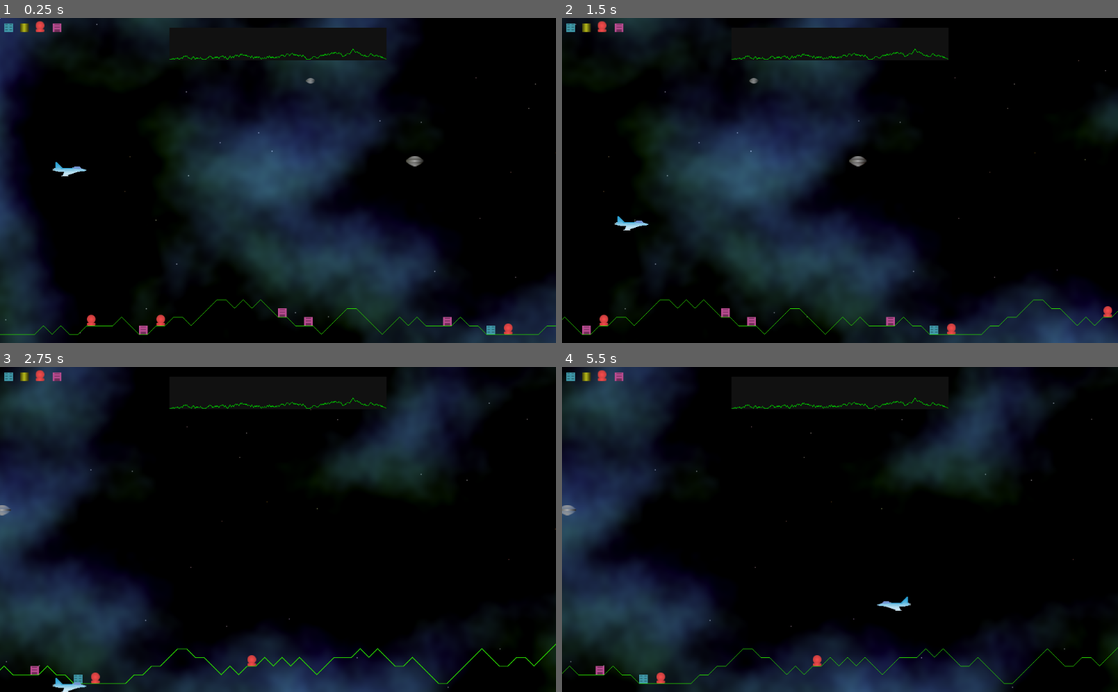
Above: before the commit, frames 1-4 (two rows, left to right).
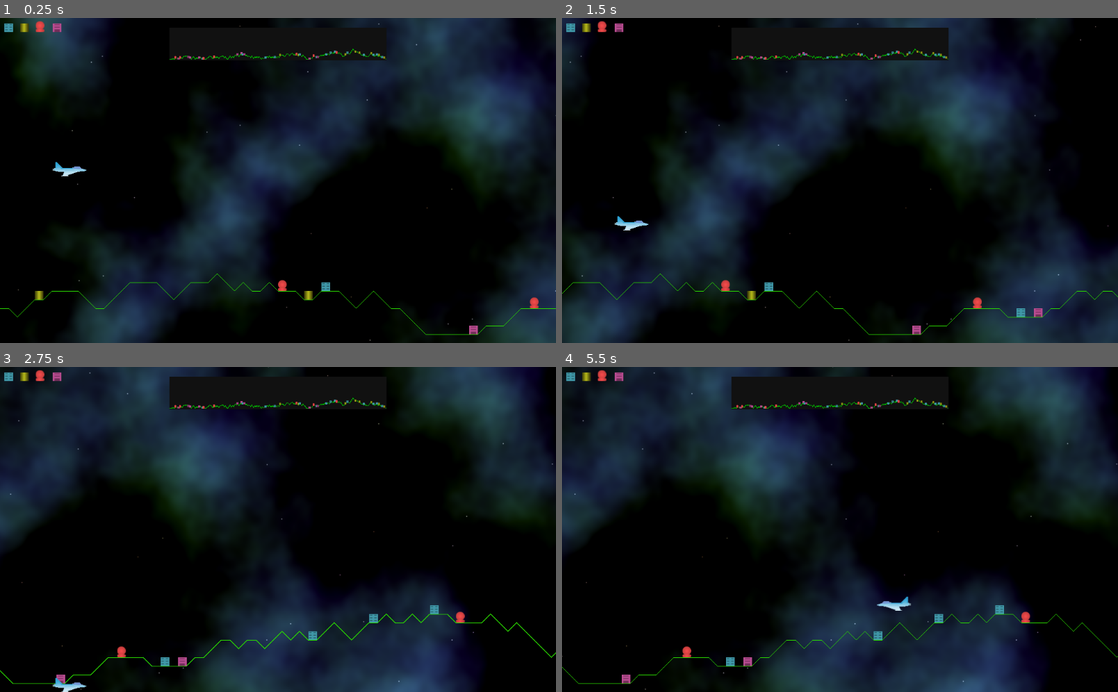
Above: after the commit, the same moments.

Repository: andrew-wilkes/godotia
Game: Godot game, scene res://Main.tscn
The game is run twice, just before and just after one commit, with the same random seed, the same clock (stepped at 60 frames per second) and the same inputs.
Inputs:
- Up to frame 1 (0.25 s): no input
- Up to frame 2 (1.5 s): tap Enter at 0.5 s; hold Right (ui_right) 0.53-1.28 s; hold Down (ui_down) from 1.28 s (still down)
- Up to frame 3 (2.75 s): release Down (ui_down) at 2.03 s; hold Right (ui_right) from 2.03 s (still down)
- Up to frame 4 (5.5 s): release Right (ui_right) at 2.78 s; hold Up (ui_up) 2.78-3.53 s; hold Left (ui_left) 3.53-5.03 s; hold Down (ui_down) from 5.03 s (still down)

The runs differ from the first frame. In frame 1, 49% of the frame differs, in the area x 0-100%, y 0-100%; in frame 2, 45%; in frame 3, 48%; in frame 4, 48%.

Commit message:
Add structures to map

Diff:
--- a/Main.gd
+++ b/Main.gd
@@ -14,7 +14,7 @@
 var anim : AnimationPlayer
 var player
 var map: Map
-var scroll_position = 0
+var scroll_position
 var speed = 0
 var player_direction = RIGHT
 
@@ -27,6 +27,7 @@
 	# Allow for renaming of the parallax layer(s) later, so using find_node() and get_parent()
 	terrain = find_node("Terrain")
 	terrain.get_parent().motion_mirroring.x = terrain.last_point.x
+	scroll_position = terrain.last_point.x / 2
 	# warning-ignore:return_value_discarded
 	get_tree().get_root().connect("size_changed", self, "resize")
 	resize()
@@ -50,6 +51,7 @@
 		var item = Structures.get_item(point, terrain.GRID_SIZE)
 		item.add_to_group("structures")
 		terrain.line.add_child(item)
+	map.add_structures(terrain.GRID_SIZE)
 
 
 func _process(delta):
--- a/Map.gd
+++ b/Map.gd
@@ -2,8 +2,13 @@
 
 class_name Map
 
+const DX = 2.0
+const SCALE = DX / 8
+const ITEM_SCALE = Vector2(SCALE, SCALE)
+
 var coor_scale : Vector2
 var line: Line2D
+var structures = {}
 
 func _ready():
 	line = $Line2D
@@ -19,3 +24,19 @@
 	coor_scale = self.rect_size / Vector2(terrain.line.get_point_count() * terrain.GRID_SIZE, y_size)
 	line.position = Vector2(0, terrain.base_level * coor_scale.y)
 	set_points(terrain)
+
+
+func add_structures(grid_size):
+	for s in get_tree().get_nodes_in_group("structures"):
+		var node = s.duplicate()
+		node.scale = ITEM_SCALE
+		node.position *= coor_scale
+		node.position -= Vector2(DX, DX)
+		line.add_child(node)
+		structures[s.get_instance_id()] = node
+	pass
+
+
+
+func _process(delta):
+	pass
